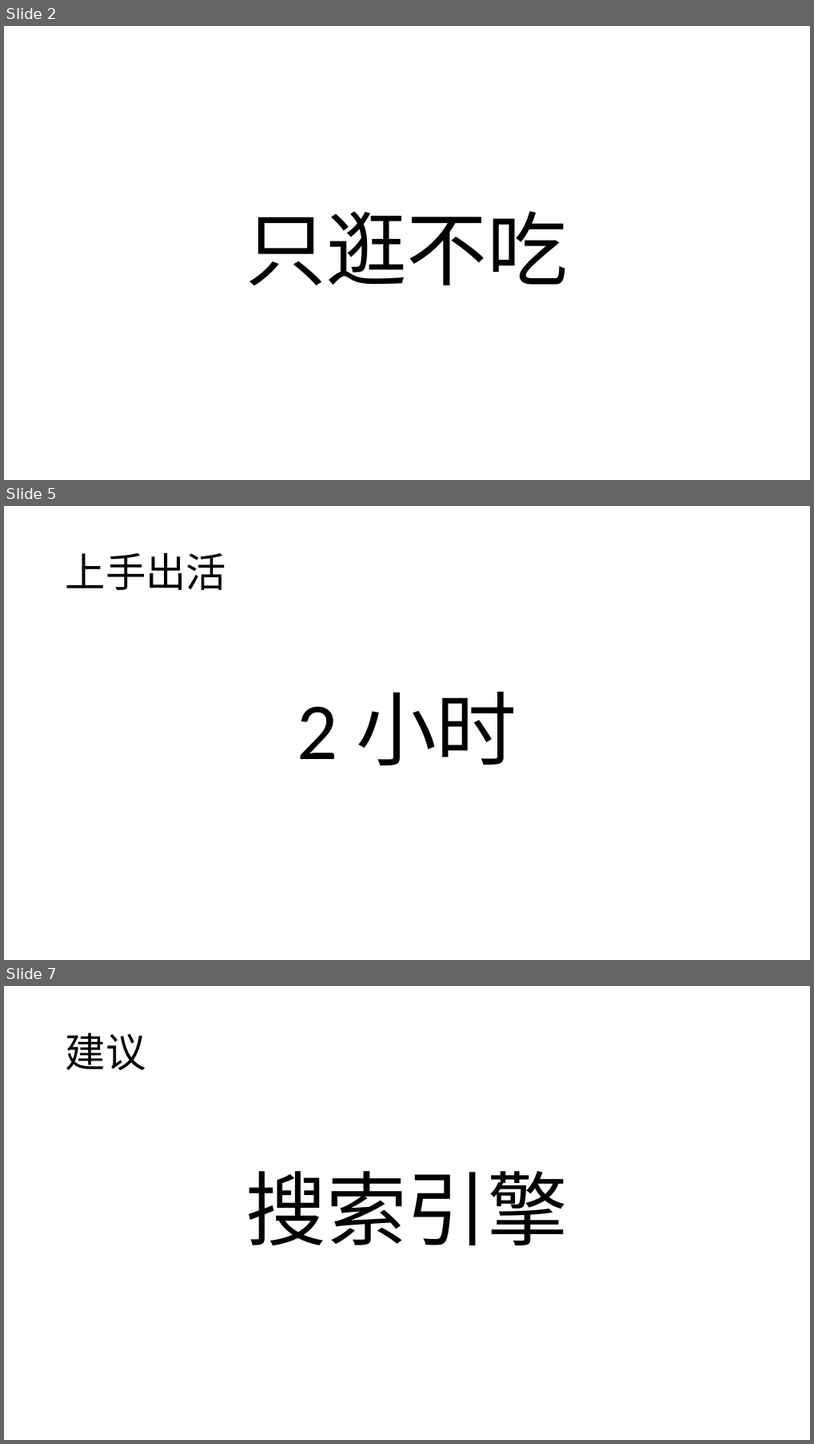
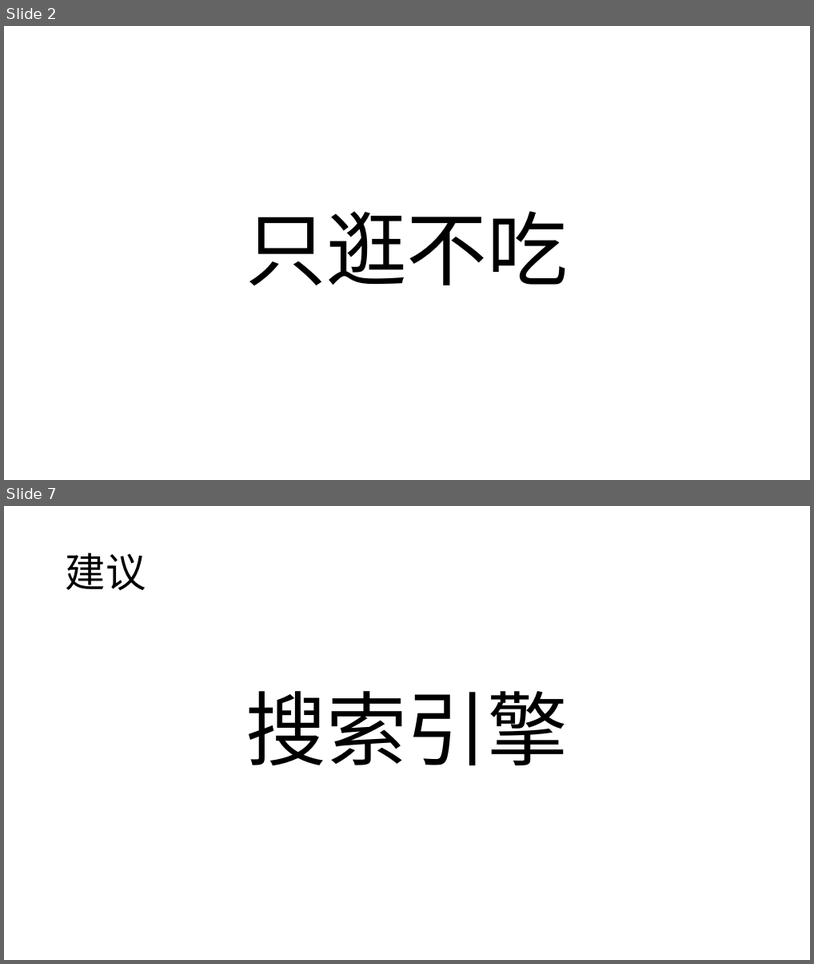
Before and after one commit to Jasper-Li/PythonTutorial, a slide deck: ppt/20分钟入门Python_下_李兴贺_20210619..pptx. Shown one above the other, each under a label of ours: slides 2, 5 and 7 before the commit, slides 2 and 7 after it; the slides between them are not shown. The pictures are 814x1444 and 814x964 pixels, drawn with LibreOffice and Linux fonts; fonts in the diff are those of the drawing. Boxes give left, top, right and bottom in pixels: in the first picture for what was removed or moved away, otherwise in the second. Text is boxed around its words. In the diff, an @@ line names an element or a change of style, - is before the commit and + after.

```diff
--- a/ppt/20分钟入门Python_下_李兴贺_20210619..pptx
+++ b/ppt/20分钟入门Python_下_李兴贺_20210619..pptx
@@ slide 5 removed at <box>4,506,810,960</box>, background #FFFFFF @@
@@ text removed at <box>66,552,227,590</box> @@
-上手出活
@@ title removed at <box>297,691,518,765</box> @@
-2 小时
```
Also in this commit, not shown: 1 slide changed, 4 slides added, 4 other slides removed, 15 other files.
